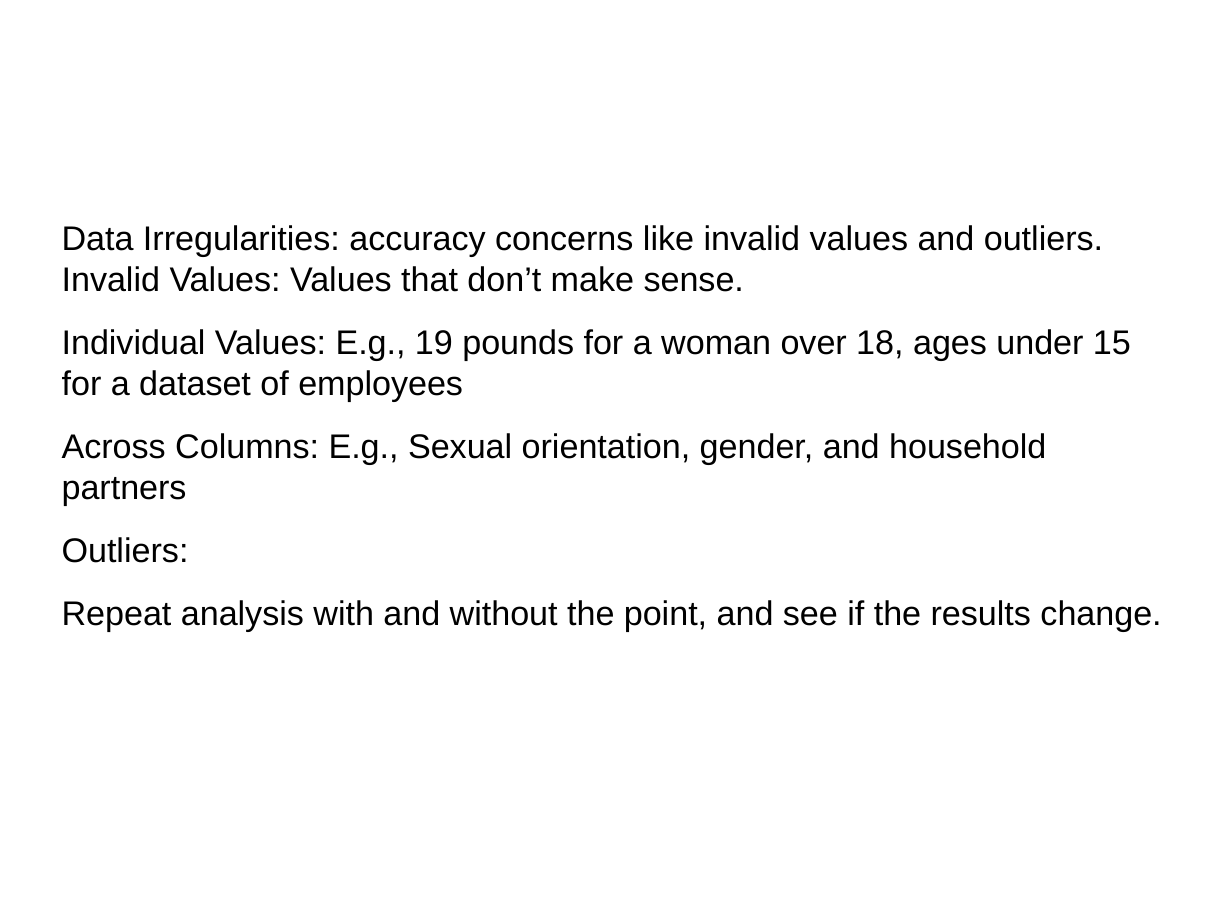
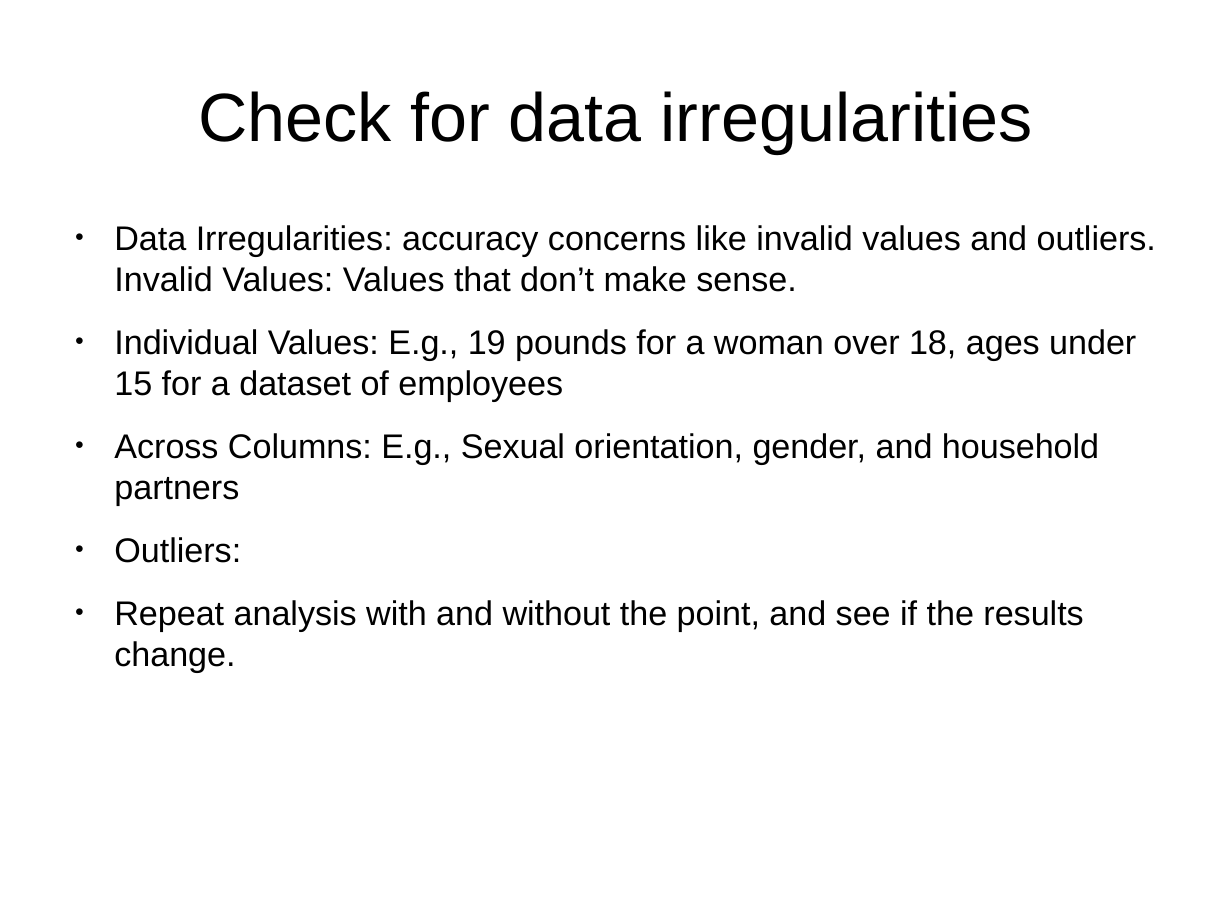
Before and after one commit to wltrimbl/uchicago-data227, a slide deck: slide 17 of slides/03-TIDY.odp (slide 13 before the commit). Drawn at 1232x924 pixels with LibreOffice and Linux fonts; fonts in the diff are those of the drawing. Boxes give left, top, right and bottom in pixels: in the first picture for what was removed or moved away, otherwise in the second. Text is boxed around its words. In the diff, an @@ line names an element or a change of style, - is before the commit and + after.

```diff
--- a/slides/03-TIDY.odp
+++ b/slides/03-TIDY.odp
@@ title added at <box>198,91,1033,153</box>, 44 pt, text #000000 @@
+Check for data irregularities
@@ text "Data Irregularities: accuracy concerns like ..." at <box>114,225,1156,672</box>: bullet none to ● @@
```
Also in this commit, not shown: 17 other slides changed, 6 slides added, 1 slide removed, 4 other files.
